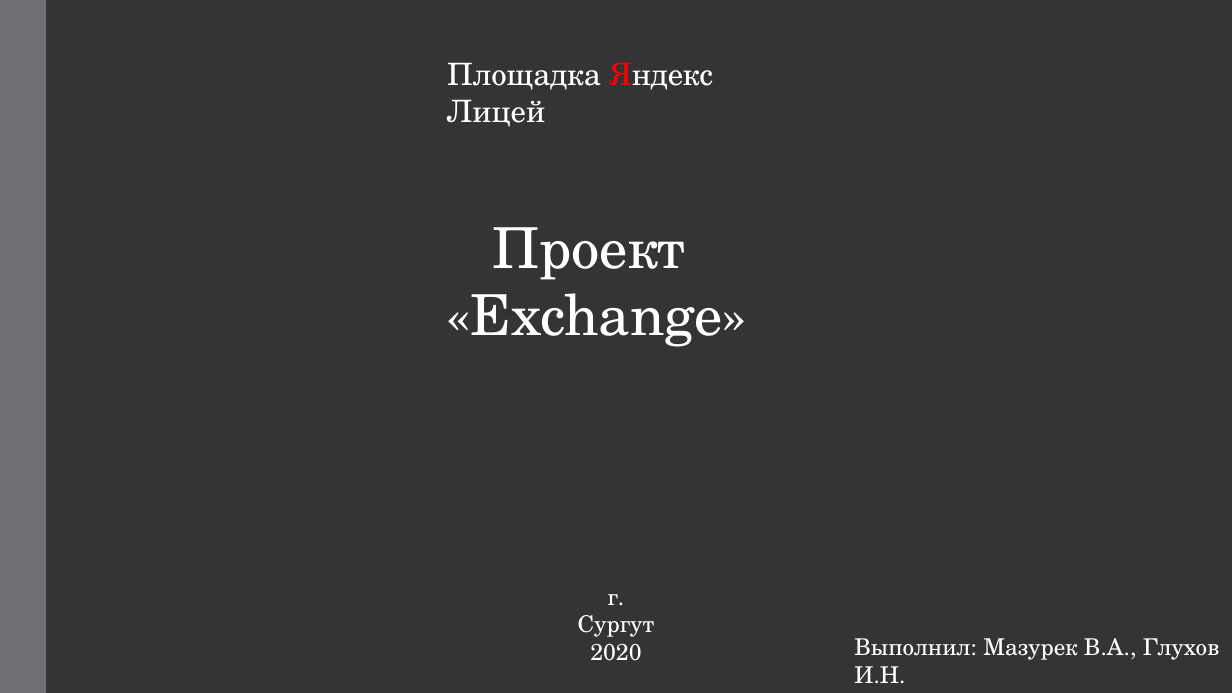
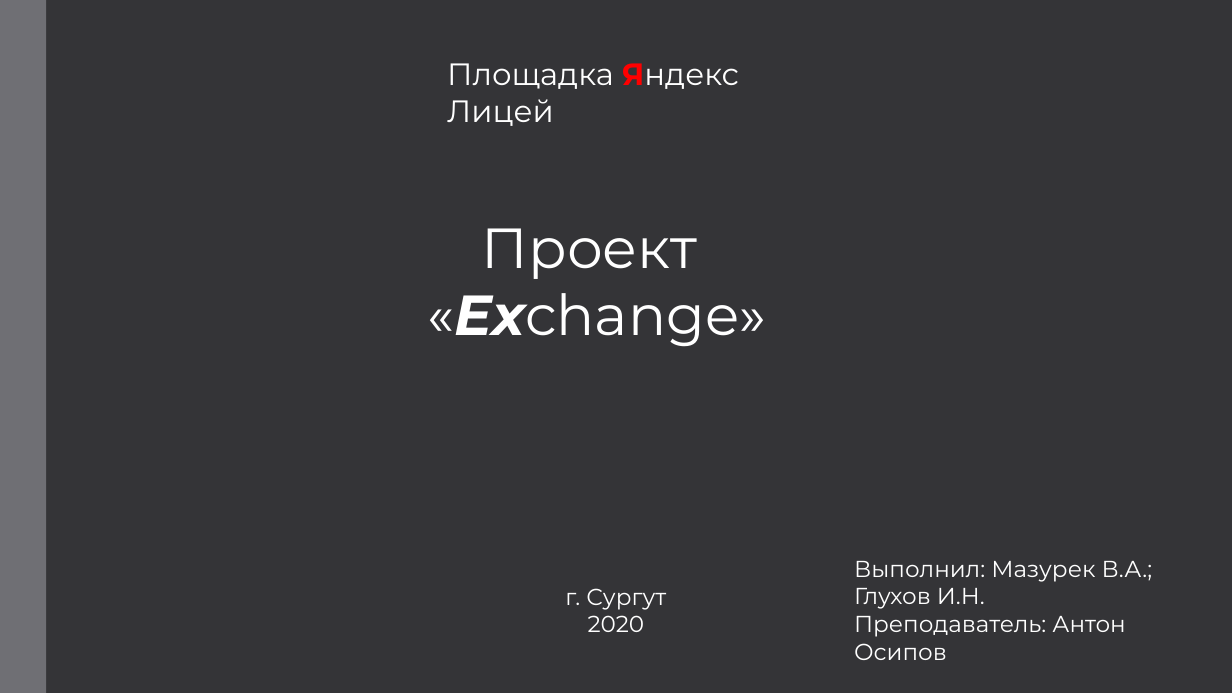
Before and after one commit to JabaXNT/YandexWEBProject, a slide deck: slide 1 of Zapiska/Представление Exchange.pptx. Drawn at 1232x693 pixels with LibreOffice and Linux fonts; fonts in the diff are those of the drawing. Boxes give left, top, right and bottom in pixels: in the first picture for what was removed or moved away, otherwise in the second. Text is boxed around its words. In the diff, an @@ line names an element or a change of style, - is before the commit and + after.

```diff
--- a/Zapiska/Представление Exchange.pptx
+++ b/Zapiska/Представление Exchange.pptx
@@ text "Площадка Яндекс Лицей" at (x1=447, y1=63, x2=739, y2=126): font TeX Gyre Schola to Montserrat; bold on in "Яндекс" @@
@@ text "Проект" at (x1=427, y1=228, x2=766, y2=347): font TeX Gyre Schola to Montserrat; bold on, italic on in "«Exchange»" @@
@@ text at (x1=854, y1=561, x2=1153, y2=660): text changed; font TeX Gyre Schola to Montserrat @@
-Выполнил: Мазурек В.А., Глухов И.Н.
-Преподаватель: Осипов Антон
+Выполнил: Мазурек В.А.; Глухов И.Н.
+Преподаватель: Антон Осипов
@@ text "г. Сургут 2020" moved from (x1=578, y1=594, x2=655, y2=661) to (x1=565, y1=588, x2=666, y2=632) @@
@@ text "г. Сургут 2020" at (x1=565, y1=588, x2=666, y2=632): font TeX Gyre Schola to Montserrat @@
```
Also in this commit, not shown: 5 other slides changed.
